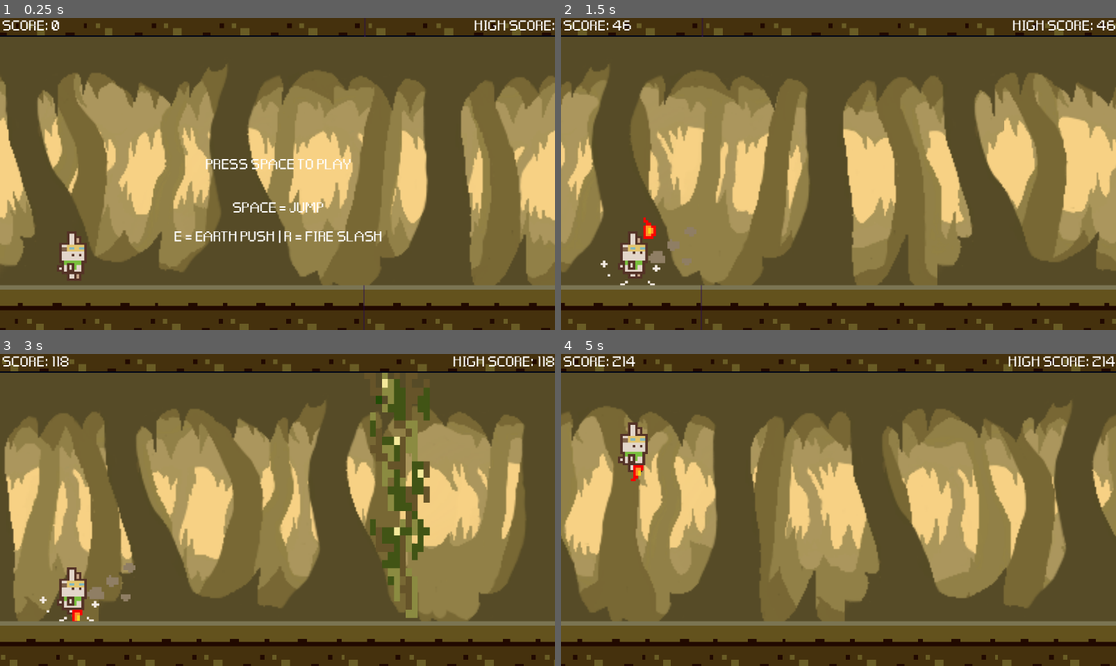
Above: before the commit, frames 1-4 (two rows, left to right).
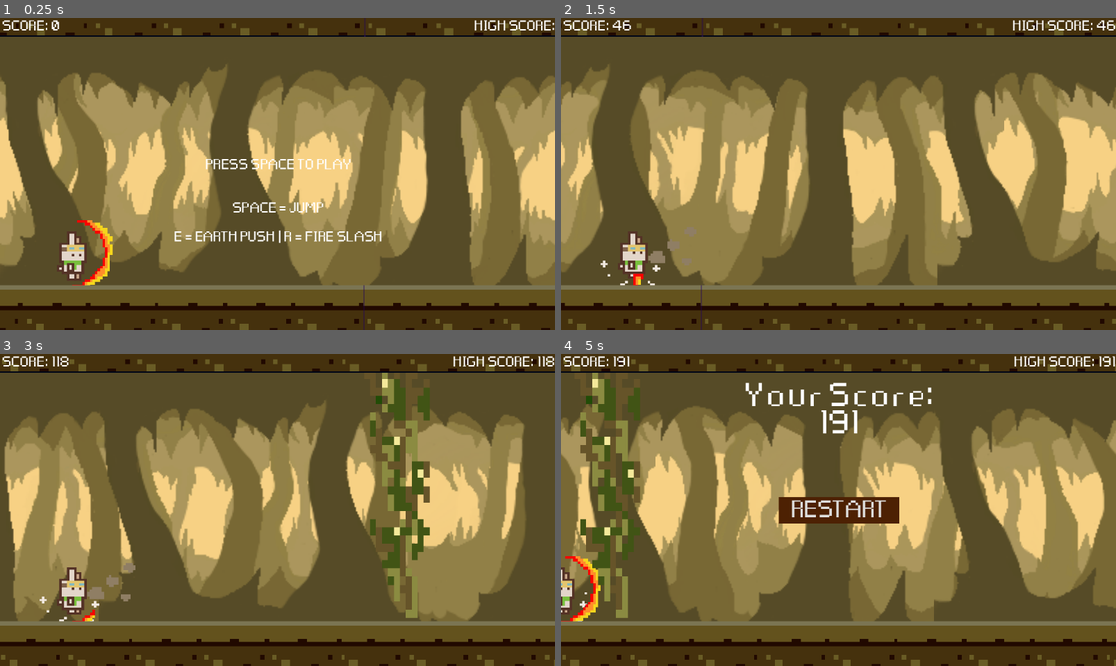
Above: after the commit, the same moments.

Repository: maryandrearv/the-elemental-path
Game: Godot game, scene res://scenes/main.tscn
The game is run twice, just before and just after one commit, with the same random seed, the same clock (stepped at 60 frames per second) and the same inputs.
Inputs:
- Up to frame 1 (0.25 s): no input
- Up to frame 2 (1.5 s): tap Space at 0.5 s; tap E (earth) at 0.6 s; tap Enter (ui_accept) at 0.77 s; tap R (fire) at 1.35 s
- Up to frame 3 (3 s): tap Enter (ui_accept) at 1.52 s; tap E (earth) at 2.1 s; tap R (fire) at 2.85 s
- Up to frame 4 (5 s): tap Enter (ui_accept) at 3.02, 3.77, 4.52 s; tap E (earth) at 3.6 s; tap R (fire) at 4.35 s

The runs differ from the first frame. In frame 1, 0.4% of the frame differs, in the area x 13-21%, y 64-86%; in frame 2, 0.2%; in frame 3, 0.1%; in frame 4, 56%, in the area x 0-100%, y 0-100%.

Commit message:
Currently making changes to the fire slash attack and vine obstacle. Planning to add the attack itself to the echo.gd and make it so that it collides with the vine. The vine obstacle has since changed from area2d to a staticbody2d

Diff:
--- a/runner/main.gd
+++ b/runner/main.gd
@@ -1,6 +1,6 @@
 extends Node2D
 @onready var fire_animation: AnimatedSprite2D = $Fire
-@onready var vine_area: Area2D = $Vine
+@onready var vine_area: StaticBody2D = $Vine
 
 # preload obstacle scenes
 var rock_scene = preload("res://scenes/rock.tscn")
@@ -269,7 +269,7 @@
 		slash_area.queue_free()
 
 #Vine should dissapear when hit by fire slash
-func _on_slash_hit(area: Area2D) -> void:
+func _on_slash_hit(area: StaticBody2D) -> void:
 	if area.is_in_group("vine"):
 		print("Vine hit by fire slash")
 		area.queue_free()
--- a/runner/scenes/Echo.tscn
+++ b/runner/scenes/Echo.tscn
@@ -167,6 +167,9 @@
 "name": &"fire",
 "speed": 5.0
 }]
+
+[sub_resource type="RectangleShape2D" id="RectangleShape2D_fw7i3"]
+size = Vector2(61.5, 149)
 
 [node name="Echo" type="CharacterBody2D"]
 script = ExtResource("1_yj31d")
@@ -193,14 +196,13 @@
 frame_progress = 0.452353
 
 [node name="Fire" type="AnimatedSprite2D" parent="."]
-visible = false
 texture_filter = 1
 position = Vector2(47, 44)
 scale = Vector2(5.25, 5.59375)
 sprite_frames = SubResource("SpriteFrames_f6y3w")
 animation = &"fire"
-frame = 3
-frame_progress = 0.299554
+frame = 1
+frame_progress = 0.747292
 speed_scale = 2.0
 
 [node name="fireslash" type="AudioStreamPlayer2D" parent="."]
@@ -212,3 +214,10 @@
 [node name="jumpsound" type="AudioStreamPlayer2D" parent="."]
 stream = ExtResource("6_dl45f")
 volume_db = -15.353
+
+[node name="Fire_slash_hitbox" type="Area2D" parent="."]
+position = Vector2(4, -2)
+
+[node name="CollisionShape2D" type="CollisionShape2D" parent="Fire_slash_hitbox"]
+position = Vector2(50.75, 36.5)
+shape = SubResource("RectangleShape2D_fw7i3")
--- a/runner/scenes/vine.gd
+++ b/runner/scenes/vine.gd
@@ -1,4 +1,4 @@
-extends Area2D
+extends StaticBody2D
 
 var is_destroyed : bool = false
 signal vine_collided
--- a/runner/scenes/vine.tscn
+++ b/runner/scenes/vine.tscn
@@ -6,7 +6,7 @@
 [sub_resource type="RectangleShape2D" id="RectangleShape2D_1wu3w"]
 size = Vector2(154, 523.5)
 
-[node name="Vine" type="Area2D" groups=["vine"]]
+[node name="Vine" type="StaticBody2D" groups=["vine"]]
 script = ExtResource("1_occcl")
 
 [node name="Sprite2D" type="Sprite2D" parent="."]
Not shown: 1 places in runner/scenes/Echo.tscn that only renumber resources
